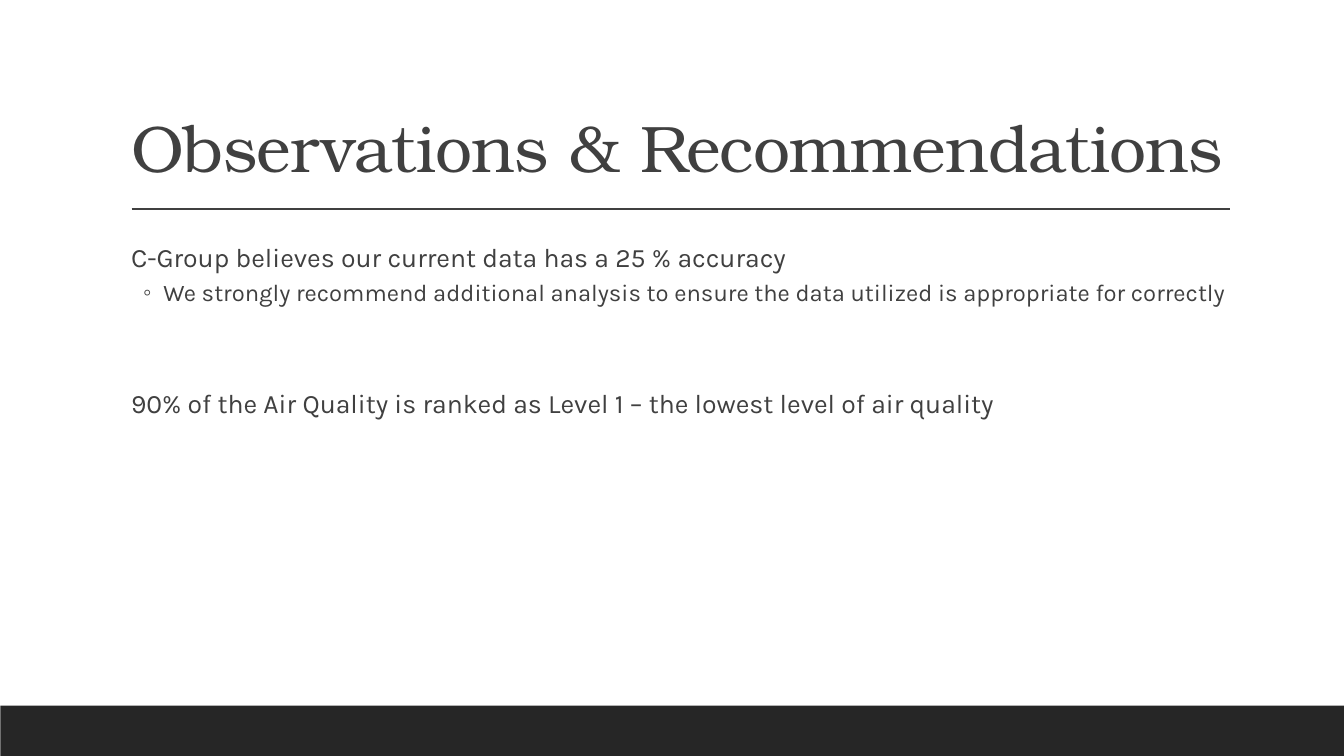
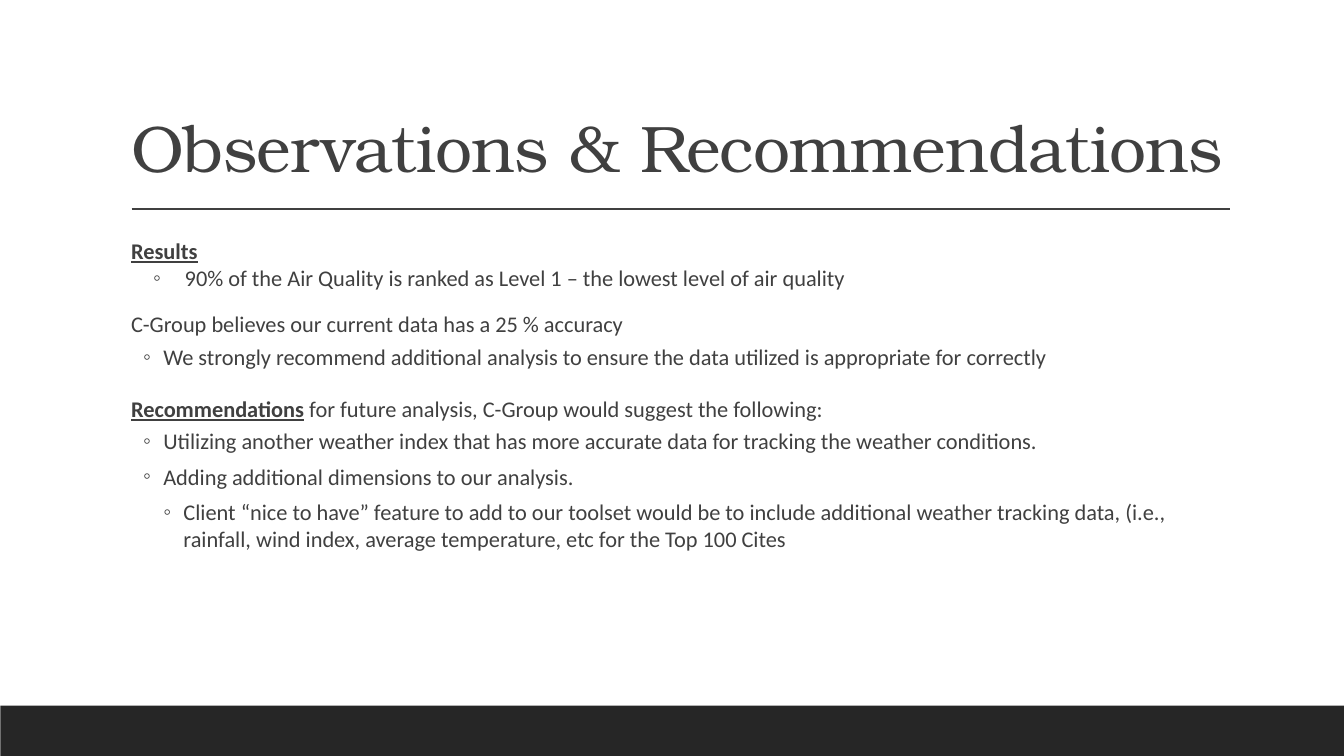
Before and after one commit to LouFoster/Group-C_FinalProject, a slide deck: slide 15 of C-Group v2.pptx. Drawn at 1344x756 pixels with LibreOffice and Linux fonts; fonts in the diff are those of the drawing. Boxes give left, top, right and bottom in pixels: in the first picture for what was removed or moved away, otherwise in the second. Text is boxed around its words. In the diff, an @@ line names an element or a change of style, - is before the commit and + after.

```diff
--- a/C-Group v2.pptx
+++ b/C-Group v2.pptx
@@ text at <box>131,243,845,290</box>: paragraphs added @@
+  Results
+  ◦ 90% of the Air Quality is ranked as Level 1 – the lowest level of air quality
@@ text at <box>131,316,1047,369</box>: size 19 to 16 pt in "C-Group believes our current data has a ..."; font Karla to Calibri in "C-Group believes our current data has a ...", "We strongly recommend additional analysis to ensure ..."; size 17 to 16 pt in "We strongly recommend additional analysis to ensure ..." @@
@@ text at <box>131,401,1165,551</box>: text changed; size 19 to 16 pt; font Karla to Calibri @@
-  90% of the Air Quality is ranked as Level 1 – the lowest level of air quality
+  Recommendations for future analysis, C-Group would suggest the following:
+  ◦ Utilizing another weather index that has more accurate data for tracking the weather conditions.
+  ◦ Adding additional dimensions to our analysis.
+    ◦ Client “nice to have” feature to add to our toolset would be to include additional weather tracking data, (i.e., rainfall, wind index, average temperature, etc for the Top 100 Cites
```
